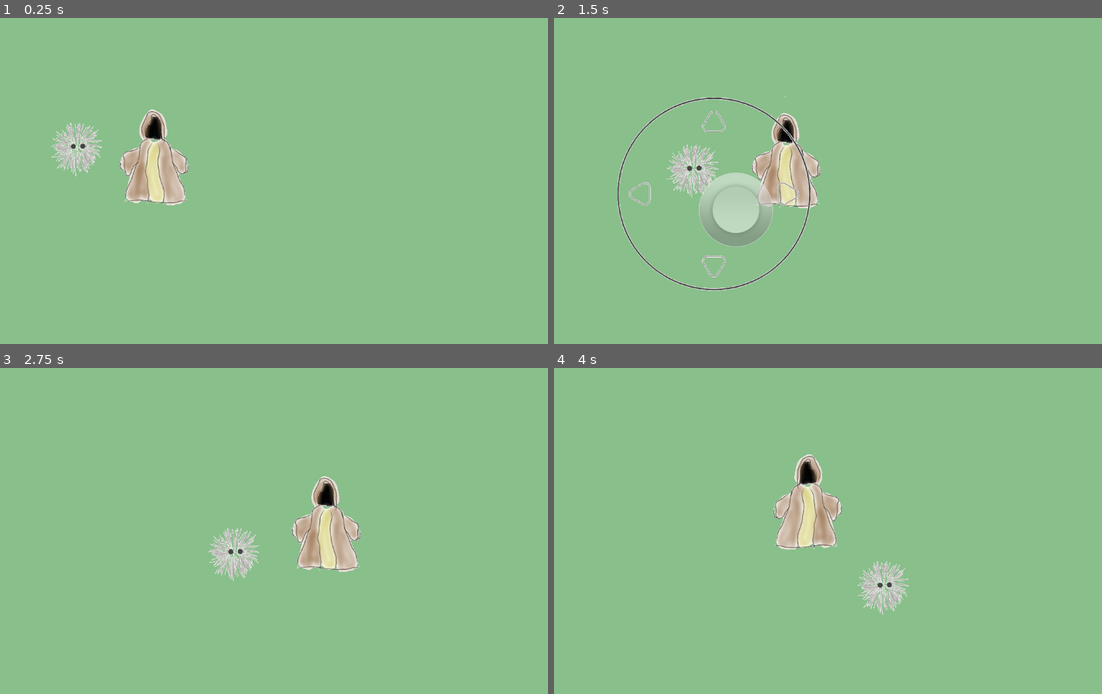
Above: before the commit, frames 1-4 (two rows, left to right).
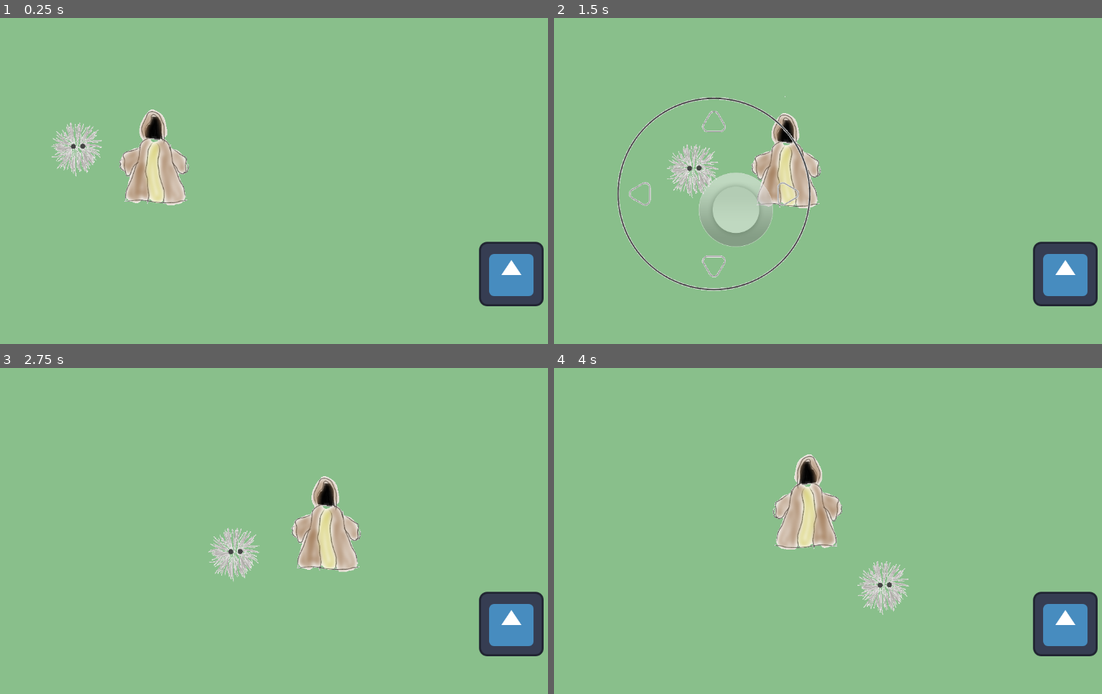
Above: after the commit, the same moments.

Repository: Davinca123/Everbond
Game: Godot game, scene res://scenes/world/world.tscn
Two runs of this game, one before a commit and one after it. Both use one fixed random seed, a clock stepped at 60 frames per second and the inputs below. The engine's default icon, where the game draws it, is replaced by a stand-in: a white triangle on a blue panel in a dark square.
Inputs (mouse positions are in pixels of both pictures, inside the frame that each line leads up to):
- Up to frame 1 (0.25 s): no input
- Up to frame 2 (1.5 s): tap Enter at 0.5 s; move the mouse to (959, 164) at 0.52 s; hold Right (ui_right) 0.53-1.25 s; click (959, 164) at 0.67 s; drag from (712, 197) to (800, 246) at 1.27 s
- Up to frame 3 (2.75 s): move the mouse to (334, 459) at 2.02 s; hold Right (ui_right) from 2.03 s (still down)
- Up to frame 4 (4 s): release Right (ui_right) at 2.75 s; drag from (800, 596) to (658, 482) at 2.77 s; move the mouse to (1003, 579) at 3.52 s; hold Left (ui_left) from 3.53 s (still down)

The runs differ from the first frame. In frame 1, 2.3% of the frame differs, in the area x 87-100%, y 68-89%; in frame 2, 2.3%; in frame 3, 2.3%; in frame 4, 2.3%.

Commit message:
feat: Add npc scene as entity

Diff:
--- /dev/null
+++ b/scenes/npc/npc.tscn
@@ -0,0 +1,11 @@
+[gd_scene format=3 uid="uid://4lqc8dw283u7"]
+
+[ext_resource type="Texture2D" uid="uid://bi7t4p8mb5rsw" path="res://icon.svg" id="1_sspvn"]
+
+[node name="Npc" type="CharacterBody2D" unique_id=82338993]
+
+[node name="Sprite2D" type="Sprite2D" parent="." unique_id=620422056]
+position = Vector2(1042, 509)
+texture = ExtResource("1_sspvn")
+
+[node name="CollisionShape2D" type="CollisionShape2D" parent="." unique_id=271986414]
--- a/scenes/world/world.tscn
+++ b/scenes/world/world.tscn
@@ -4,6 +4,7 @@
 [ext_resource type="PackedScene" uid="uid://dxesken2bk8s" path="res://scenes/player/player.tscn" id="2_u5sy4"]
 [ext_resource type="PackedScene" uid="uid://gyyw12df1337" path="res://scenes/companion/companion.tscn" id="3_gee14"]
 [ext_resource type="PackedScene" uid="uid://dwudlhw4kt30x" path="res://scenes/ui/screen_ui.tscn" id="4_6m72w"]
+[ext_resource type="PackedScene" uid="uid://4lqc8dw283u7" path="res://scenes/npc/npc.tscn" id="5_v5dby"]
 
 [node name="World" type="Node2D" unique_id=1611066378]
 script = ExtResource("1_0tnpc")
@@ -21,3 +22,7 @@
 [node name="Companion" parent="." unique_id=1321202551 instance=ExtResource("3_gee14")]
 
 [node name="ScreenUI" parent="." unique_id=17775954 instance=ExtResource("4_6m72w")]
+
+[node name="CharacterBody2D" type="CharacterBody2D" parent="." unique_id=1841051541]
+
+[node name="Npc" parent="." unique_id=82338993 instance=ExtResource("5_v5dby")]
